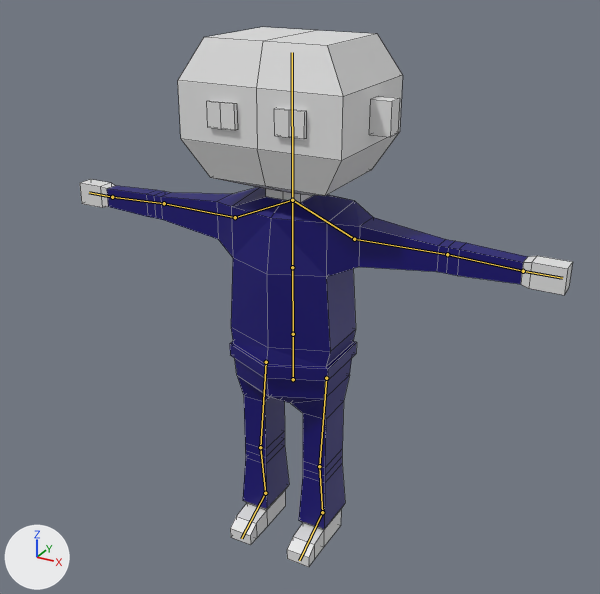
The Blender file Assets/Models/Character.blend, before and after one commit.
Both versions are drawn from a 50 mm camera at (1.403, -2.496, 2.304) aimed at (0.029, 0.002, 1.055). Lighting does not change. The marker at lower left points along +X, +Y and +Z. The bones that bend it are drawn over the model as lines. Mesh edges are drawn as thin lines.

In view in the first picture: 'Police'.
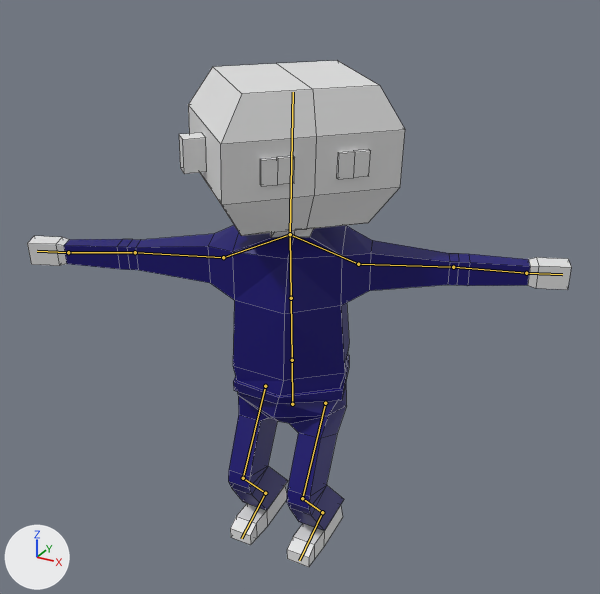
The newer file adds an action. The first version stands in its rest pose; the second is drawn at frame 15 of the action 'Wrong'.

Pixel boxes (x1, y1, x2, y2) of what changed, in the pictures (600 x 594 px):
```json
{"object": "Police", "change": "posed", "before": [80, 27, 573, 567], "after": [27, 61, 571, 567], "on screen": "10% wider, 6% shorter"}
{"bone": "Root", "before": "(293, 379) to (293, 334)", "after": "(292, 404) to (292, 360)"}
{"bone": "Spine1", "before": "(293, 334) to (292, 267)", "after": "(292, 360) to (291, 298)"}
{"bone": "Head", "before": "(292, 200) to (292, 52)", "after": "(290, 234) to (293, 92)"}
```

The change, as JSON lines over the scene's bpy script:
```json
{"block": "bone_root", "where": "bone_root = bpy.data.objects['Armature'].pose.bones['Root']"}
{"op": "set", "path": "bone_root.location", "old": "(0.0, 0.0, 0.0)", "new": "(-0.003, -0.112, 0.0)"}
{"block": "bone_spine1", "where": "bone_spine1 = bpy.data.objects['Armature'].pose.bones['Spine1']  # child of 'Root'"}
{"op": "set", "path": "bone_spine1.rotation_quaternion", "old": "(1.0, 0.0, 0.0, 0.0)", "new": "(0.981, 0.045, 0.189, -0.009)", "note": "degrees (0, 0, 0) -> degrees (5, 22, 0)"}
{"block": "bone_head", "where": "bone_head = bpy.data.objects['Armature'].pose.bones['Head']  # child of 'Spine2'"}
{"op": "set", "path": "bone_head.rotation_quaternion", "old": "(1.0, 0.0, 0.0, 0.0)", "new": "(0.974, -0.008, 0.224, -0.019)", "note": "degrees (0, 0, 0) -> degrees (-1, 26, -3)"}
```
